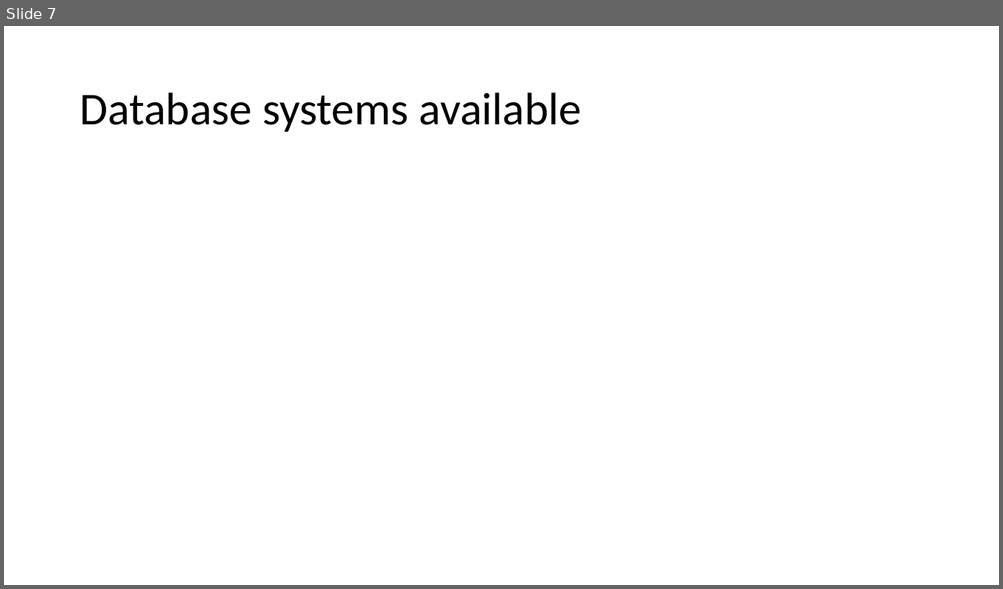
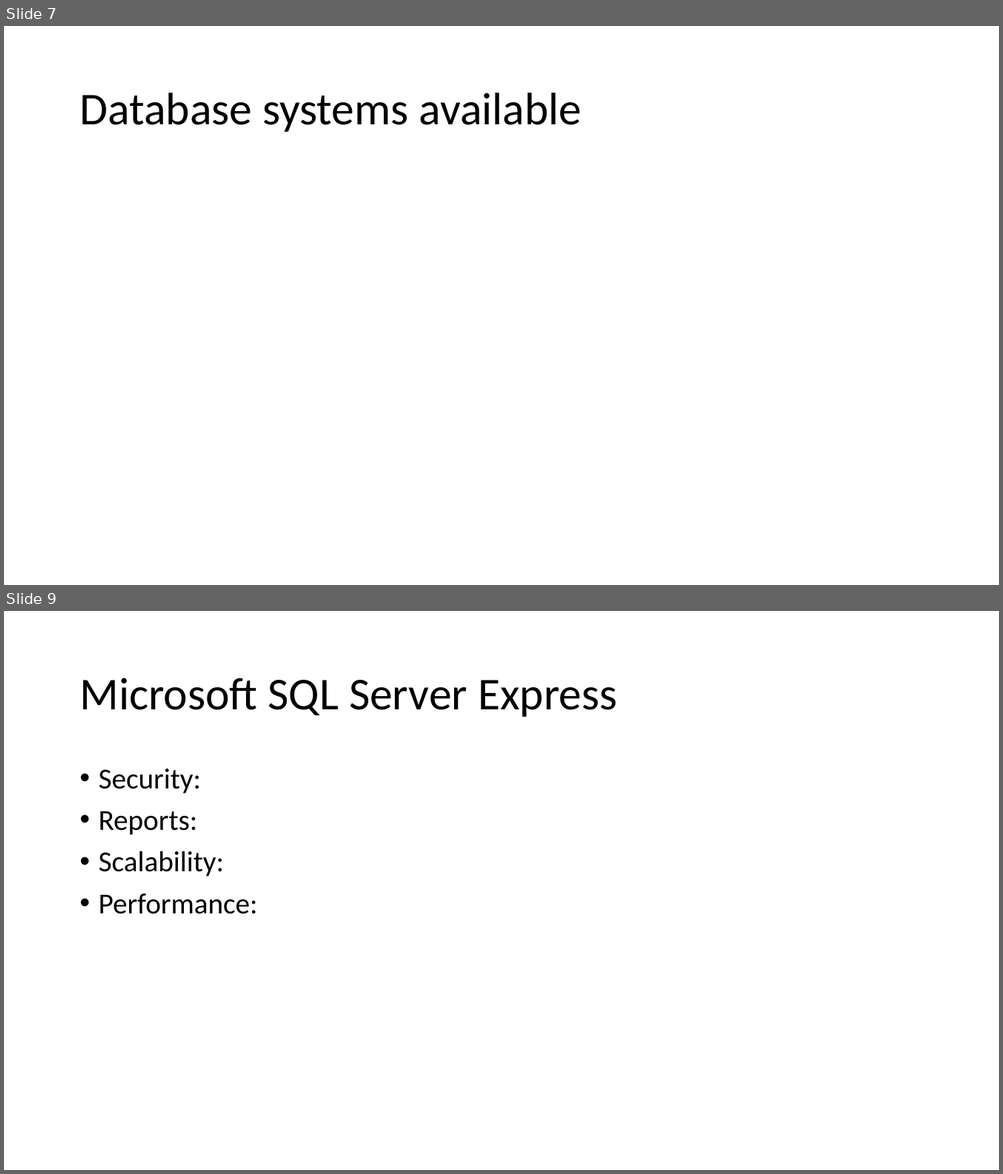
Before and after one commit to bpowley/HealthyHeartsDB, a slide deck: Documents/From Spreadsheets to Databases.pptx. Shown one above the other, each under a label of ours: slide 7 before the commit, slides 7 and 9 after it; the slides between them are not shown. The pictures are 1003x589 and 1003x1174 pixels, drawn with LibreOffice and Linux fonts; fonts in the diff are those of the drawing. Boxes give left, top, right and bottom in pixels: in the first picture for what was removed or moved away, otherwise in the second. Text is boxed around its words. In the diff, an @@ line names an element or a change of style, - is before the commit and + after.

```diff
--- a/Documents/From Spreadsheets to Databases.pptx
+++ b/Documents/From Spreadsheets to Databases.pptx
@@ slide 9 added at [4, 611, 999, 1170], background #FFFFFF @@
@@ title added at [79, 678, 617, 717], 44 pt, text #000000 @@
+Microsoft SQL Server Express
@@ text added at [99, 769, 258, 914], 28 pt, text #000000 @@
+• Security:
+• Reports:
+• Scalability:
+• Performance:
```
Also in this commit, not shown: 1 other slide added, 2 slides removed, 1 other file.
